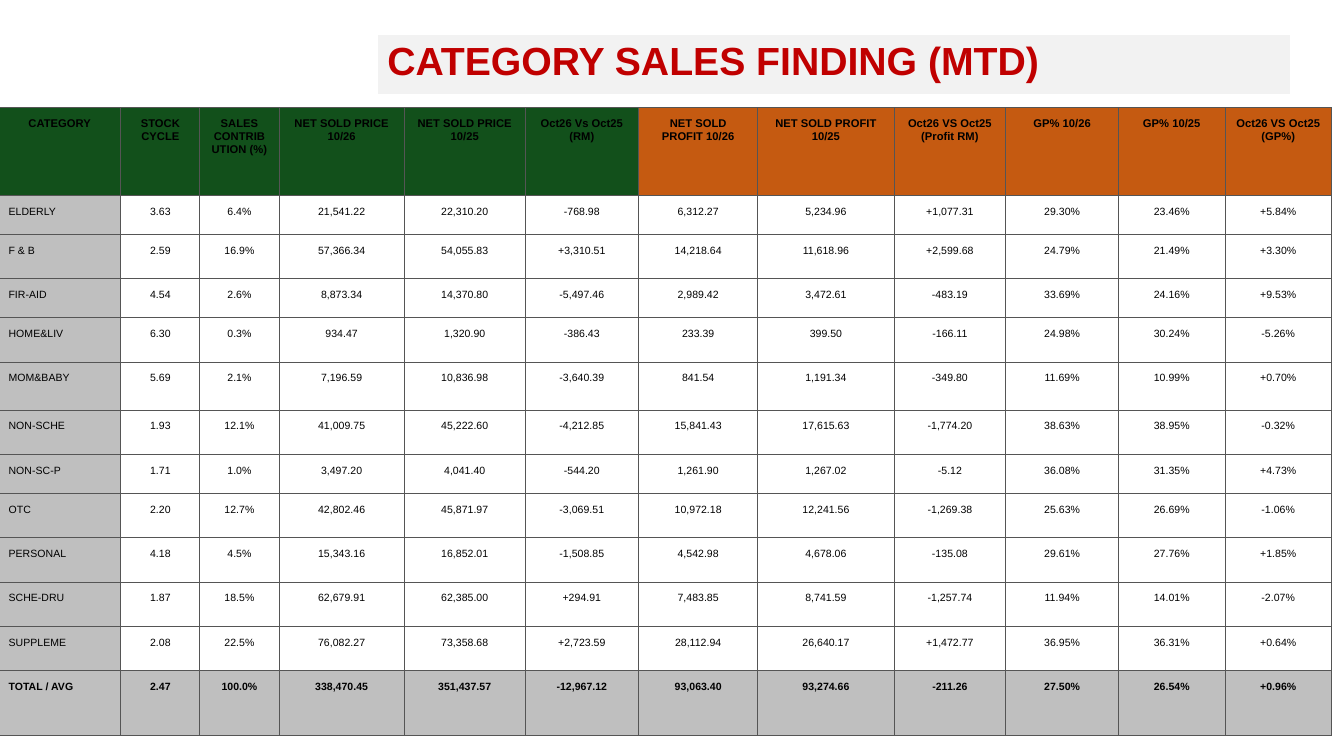
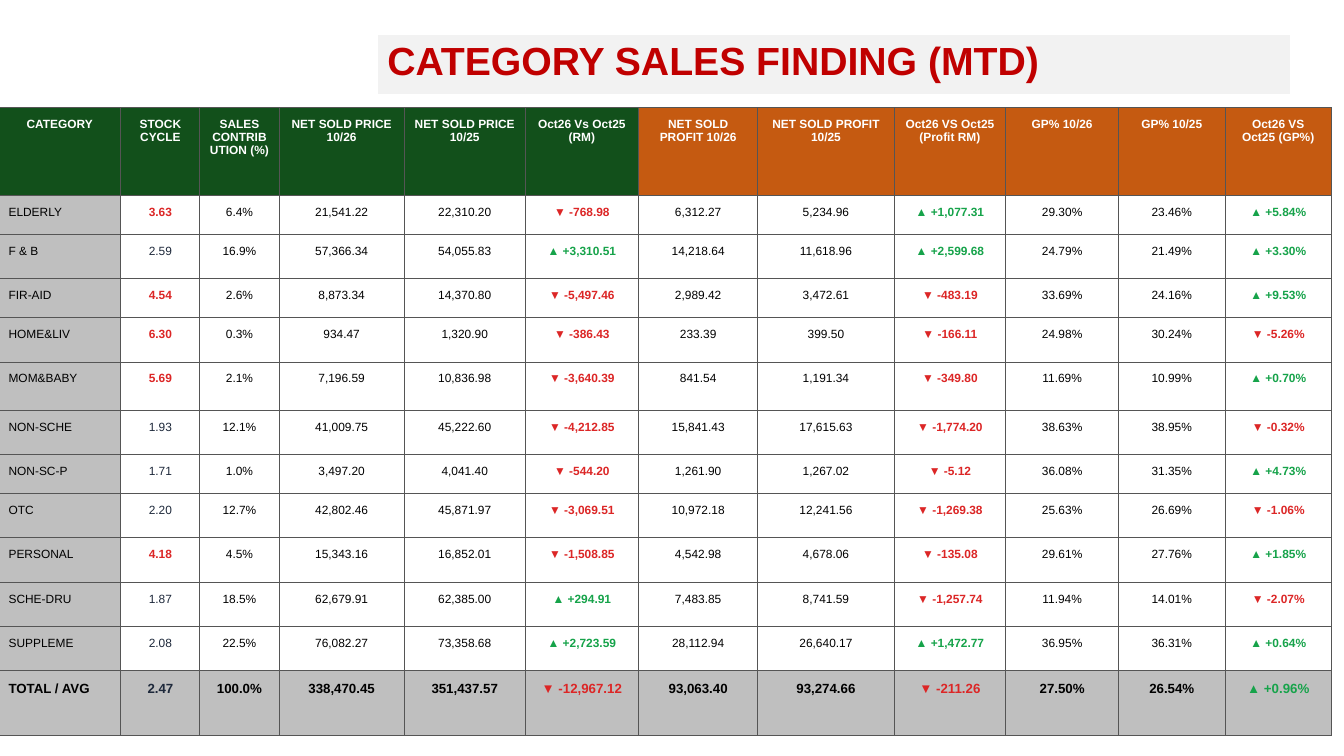
Before and after one commit to WilliamChai1/Pharmacy-Branch-Management-Hub, a slide deck: slide 6 of Kota_Sentosa_October_2026_Official.pptx. Drawn at 1344x756 pixels with LibreOffice and Linux fonts; fonts in the diff are those of the drawing; background and template pictures are left out. Boxes give left, top, right and bottom in pixels: in the first picture for what was removed or moved away, otherwise in the second. Text is boxed around its words. In the diff, an @@ line names an element or a change of style, - is before the commit and + after.

```diff
--- a/Kota_Sentosa_October_2026_Official.pptx
+++ b/Kota_Sentosa_October_2026_Official.pptx
@@ table at (0,108,1332,699) @@
-row 2: ELDERLY | 3.63 | 6.4% | 21,541.22 | 22,310.20 | -768.98 | 6,312.27 | 5,234.96 | +1,077.31 | 29.30% | 23.46% | +5.84%
+row 2: ELDERLY | 3.63 | 6.4% | 21,541.22 | 22,310.20 | ▼ -768.98 | 6,312.27 | 5,234.96 | ▲ +1,077.31 | 29.30% | 23.46% | ▲ +5.84%
-row 3: F & B | 2.59 | 16.9% | 57,366.34 | 54,055.83 | +3,310.51 | 14,218.64 | 11,618.96 | +2,599.68 | 24.79% | 21.49% | +3.30%
+row 3: F & B | 2.59 | 16.9% | 57,366.34 | 54,055.83 | ▲ +3,310.51 | 14,218.64 | 11,618.96 | ▲ +2,599.68 | 24.79% | 21.49% | ▲ +3.30%
-row 4: FIR-AID | 4.54 | 2.6% | 8,873.34 | 14,370.80 | -5,497.46 | 2,989.42 | 3,472.61 | -483.19 | 33.69% | 24.16% | +9.53%
+row 4: FIR-AID | 4.54 | 2.6% | 8,873.34 | 14,370.80 | ▼ -5,497.46 | 2,989.42 | 3,472.61 | ▼ -483.19 | 33.69% | 24.16% | ▲ +9.53%
-row 5: HOME&LIV | 6.30 | 0.3% | 934.47 | 1,320.90 | -386.43 | 233.39 | 399.50 | -166.11 | 24.98% | 30.24% | -5.26%
+row 5: HOME&LIV | 6.30 | 0.3% | 934.47 | 1,320.90 | ▼ -386.43 | 233.39 | 399.50 | ▼ -166.11 | 24.98% | 30.24% | ▼ -5.26%
-row 6: MOM&BABY | 5.69 | 2.1% | 7,196.59 | 10,836.98 | -3,640.39 | 841.54 | 1,191.34 | -349.80 | 11.69% | 10.99% | +0.70%
+row 6: MOM&BABY | 5.69 | 2.1% | 7,196.59 | 10,836.98 | ▼ -3,640.39 | 841.54 | 1,191.34 | ▼ -349.80 | 11.69% | 10.99% | ▲ +0.70%
-row 7: NON-SCHE | 1.93 | 12.1% | 41,009.75 | 45,222.60 | -4,212.85 | 15,841.43 | 17,615.63 | -1,774.20 | 38.63% | 38.95% | -0.32%
+row 7: NON-SCHE | 1.93 | 12.1% | 41,009.75 | 45,222.60 | ▼ -4,212.85 | 15,841.43 | 17,615.63 | ▼ -1,774.20 | 38.63% | 38.95% | ▼ -0.32%
-row 8: NON-SC-P | 1.71 | 1.0% | 3,497.20 | 4,041.40 | -544.20 | 1,261.90 | 1,267.02 | -5.12 | 36.08% | 31.35% | +4.73%
+row 8: NON-SC-P | 1.71 | 1.0% | 3,497.20 | 4,041.40 | ▼ -544.20 | 1,261.90 | 1,267.02 | ▼ -5.12 | 36.08% | 31.35% | ▲ +4.73%
-row 9: OTC | 2.20 | 12.7% | 42,802.46 | 45,871.97 | -3,069.51 | 10,972.18 | 12,241.56 | -1,269.38 | 25.63% | 26.69% | -1.06%
+row 9: OTC | 2.20 | 12.7% | 42,802.46 | 45,871.97 | ▼ -3,069.51 | 10,972.18 | 12,241.56 | ▼ -1,269.38 | 25.63% | 26.69% | ▼ -1.06%
-row 10: PERSONAL | 4.18 | 4.5% | 15,343.16 | 16,852.01 | -1,508.85 | 4,542.98 | 4,678.06 | -135.08 | 29.61% | 27.76% | +1.85%
+row 10: PERSONAL | 4.18 | 4.5% | 15,343.16 | 16,852.01 | ▼ -1,508.85 | 4,542.98 | 4,678.06 | ▼ -135.08 | 29.61% | 27.76% | ▲ +1.85%
-row 11: SCHE-DRU | 1.87 | 18.5% | 62,679.91 | 62,385.00 | +294.91 | 7,483.85 | 8,741.59 | -1,257.74 | 11.94% | 14.01% | -2.07%
+row 11: SCHE-DRU | 1.87 | 18.5% | 62,679.91 | 62,385.00 | ▲ +294.91 | 7,483.85 | 8,741.59 | ▼ -1,257.74 | 11.94% | 14.01% | ▼ -2.07%
-row 12: SUPPLEME | 2.08 | 22.5% | 76,082.27 | 73,358.68 | +2,723.59 | 28,112.94 | 26,640.17 | +1,472.77 | 36.95% | 36.31% | +0.64%
+row 12: SUPPLEME | 2.08 | 22.5% | 76,082.27 | 73,358.68 | ▲ +2,723.59 | 28,112.94 | 26,640.17 | ▲ +1,472.77 | 36.95% | 36.31% | ▲ +0.64%
-row 13: TOTAL / AVG | 2.47 | 100.0% | 338,470.45 | 351,437.57 | -12,967.12 | 93,063.40 | 93,274.66 | -211.26 | 27.50% | 26.54% | +0.96%
+row 13: TOTAL / AVG | 2.47 | 100.0% | 338,470.45 | 351,437.57 | ▼ -12,967.12 | 93,063.40 | 93,274.66 | ▼ -211.26 | 27.50% | 26.54% | ▲ +0.96%
@@ size 8 to 8.5 pt, text colour #000000 to #FFFFFF in "CATEGORY", "STOCK CYCLE", "SALES CONTRIBUTION (%)", "NET SOLD PRICE 10/26" and 8 more places @@
@@ size 7.5 to 8.5 pt in "ELDERLY", "3.63", "6.4%", "21,541.22" and 95 more places @@
@@ text colour #000000 to #DC2626, bold on in "3.63", "4.54", "6.30", "5.69" and 1 more places @@
@@ text colour #000000 to #1E293B in "2.59", "1.93", "1.71", "2.20" and 3 more places @@
@@ size 7.5 to 9.5 pt in "TOTAL / AVG", "2.47", "100.0%", "338,470.45" and 5 more places @@
```
Also in this commit, not shown: 4 other slides changed, 2 other files.
